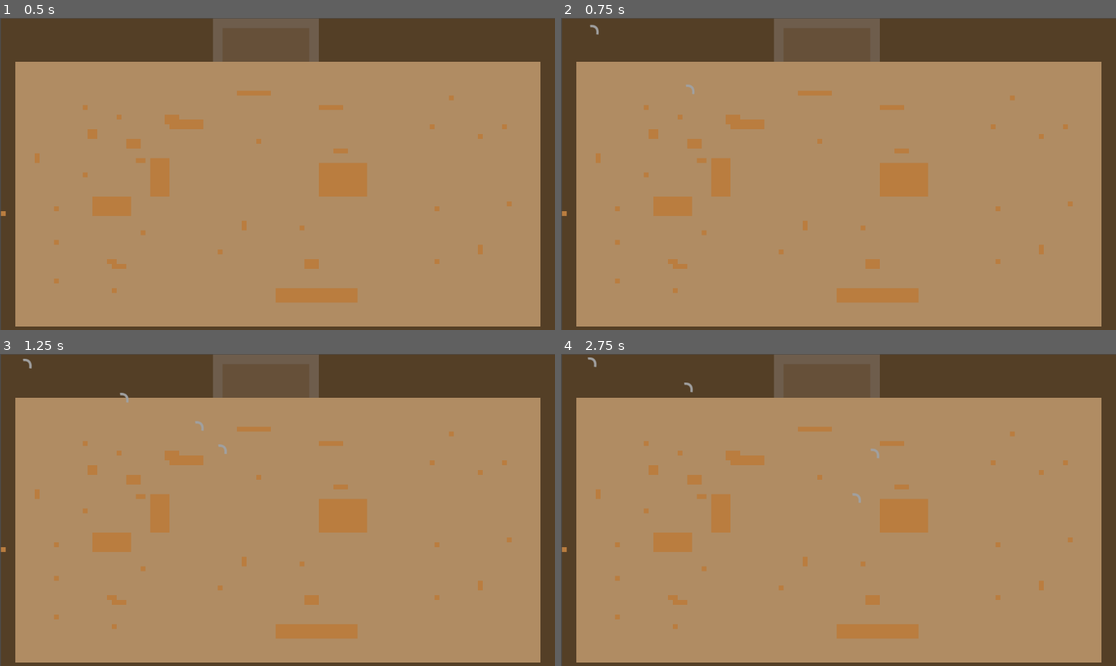
Above: before the commit, frames 1-4 (two rows, left to right).
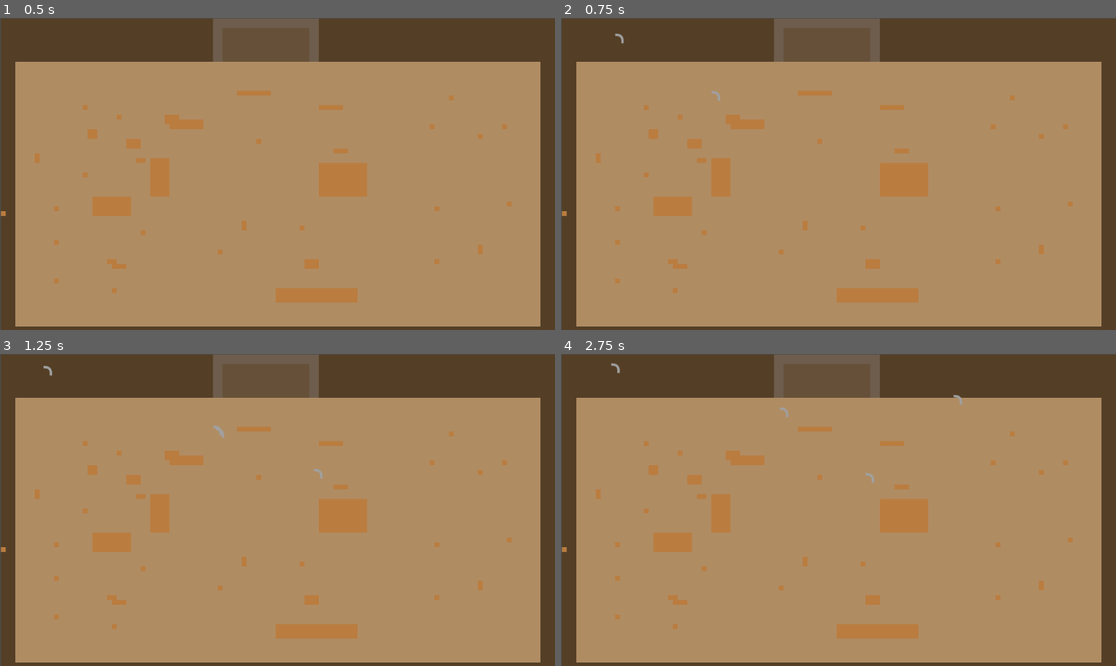
Above: after the commit, the same moments.

Repository: bcorrigall/ratknight
Game: Godot game, scene res://main.tscn
The game is run twice, just before and just after one commit, with the same random seed, the same clock (stepped at 60 frames per second) and the same inputs.
Inputs (mouse positions are in pixels of both pictures, inside the frame that each line leads up to):
- Up to frame 1 (0.5 s): no input
- Up to frame 2 (0.75 s): tap Enter at 0.5 s; move the mouse to (960, 158) at 0.52 s; press the mouse at (960, 158) at 0.53 s; hold Right (move_right) from 0.53 s (still down)
- Up to frame 3 (1.25 s): keep holding Right (move_right)
- Up to frame 4 (2.75 s): move the mouse to (727, 525) at 1.27 s; release Right (move_right) at 1.28 s; release the mouse at (727, 525) at 1.28 s; hold S (move_down) 1.28-2.03 s; click (727, 525) at 1.35 s; move the mouse to (894, 441) at 2.02 s; press the mouse at (894, 441) at 2.03 s; hold Right (move_right) from 2.03 s (still down)

Frame 1 is identical in both runs. In frame 2, less than 0.1% of the frame differs, in the area x 5-29%, y 2-27%; in frame 3, 0.2%; in frame 4, 0.2%, in the area x 4-73%, y 1-48%.

Commit message:
attack speed

Diff:
--- a/Attack.gd
+++ b/Attack.gd
@@ -1,6 +1,6 @@
 extends Node2D
 
-var speed = 400
+var speed = 700
 var damage = 0
 var direction = Vector2.ZERO
 
